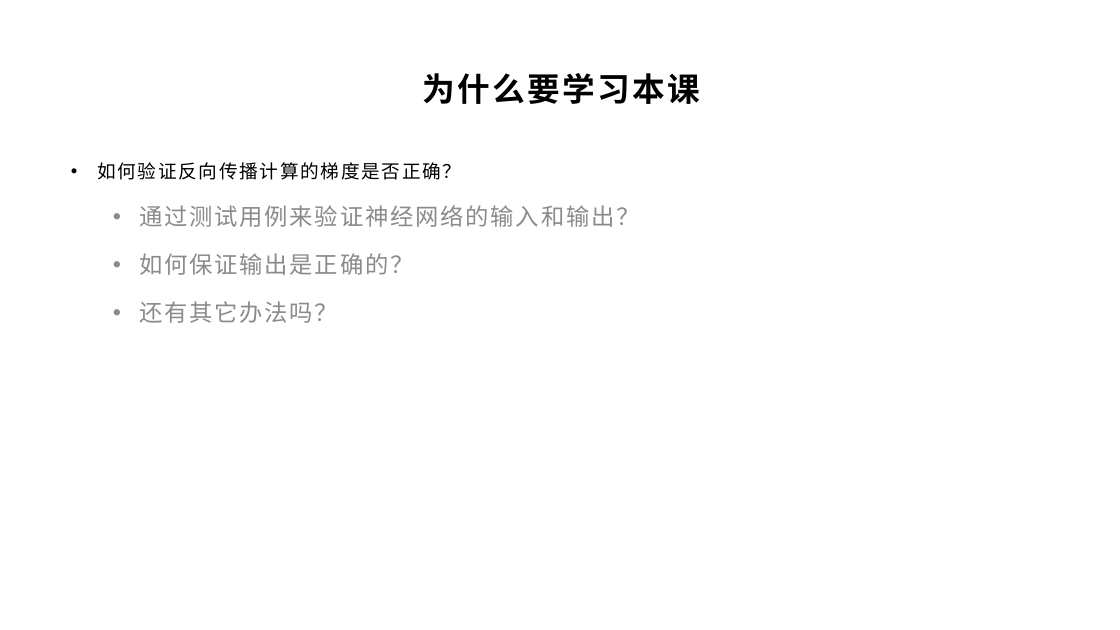
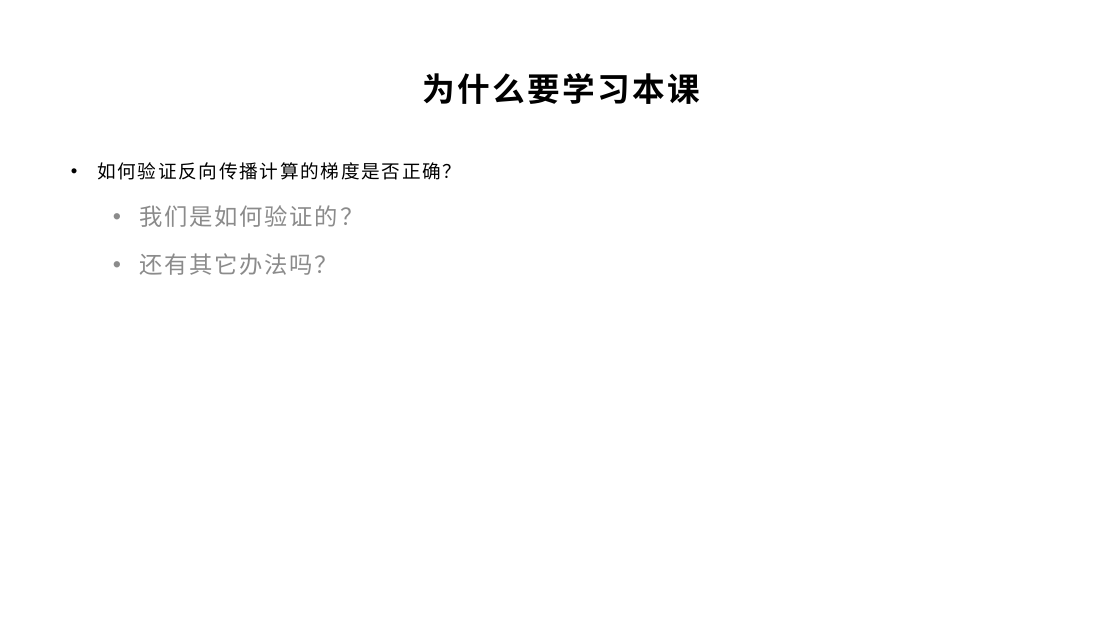
Before and after one commit to yyc-git/DeepLearningEdu, a slide deck: slide 6 of lessons/4_gradient_check/ppt/全连接层的梯度检查.pptx. Drawn at 1120x630 pixels with LibreOffice and Linux fonts; fonts in the diff are those of the drawing; background and template pictures are left out. Boxes give left, top, right and bottom in pixels: in the first picture for what was removed or moved away, otherwise in the second. Text is boxed around its words. In the diff, an @@ line names an element or a change of style, - is before the commit and + after.

```diff
--- a/lessons/4_gradient_check/ppt/全连接层的梯度检查.pptx
+++ b/lessons/4_gradient_check/ppt/全连接层的梯度检查.pptx
@@ text at [139,205,363,227]: text changed @@
-  • 通过测试用例来验证神经网络的输入和输出？
-  • 如何保证输出是正确的？
+  • 我们是如何验证的？
```
Also in this commit, not shown: 5 other slides changed, 2 other files.
